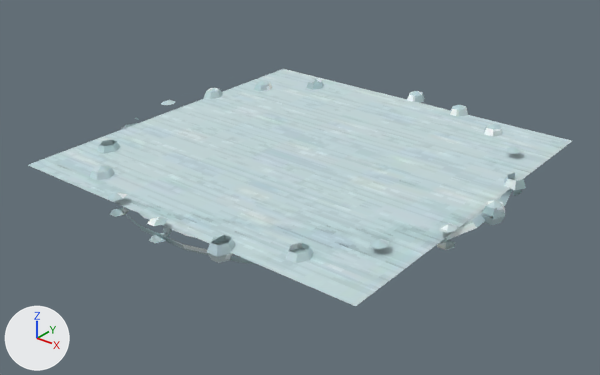
The glTF model public/models/items/snowflake_rug.glb as it was, and as the next commit left it.
Rendered twice from a 50 mm lens placed at (2.23, -2.85, 1.63), pointed at (0.01, -0.08, -0.09). Arrows for +X, +Y and +Z are at lower left; the lights stay in place. The picture after the commit comes second. Where no turn or scale is listed for an object, it has been applied to the vertices. Vertices at exactly the same position are counted once.

Script lines for the objects in view, before the commit:
```python
me_static = bpy.data.meshes.new('static')
me_static.from_pydata(...)  # 476 vertices, 840 faces; spans x -1.01..1.01, y -1.01..1.01, z 0.0..0.11
# faces by material slot: [838, 2]
me_static.materials.append(mat_solid)
me_static.materials.append(mat_card)
ob_static = bpy.data.objects.new('static', me_static)
ob_static.location = (0.0, 0.0, 0.0)
```
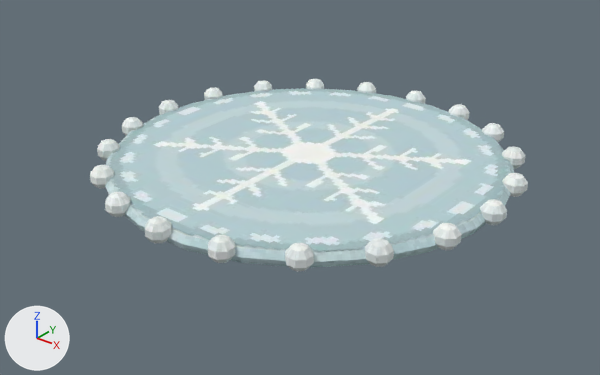
What changed in the scene script:
```text
Change me_static:
    used by ob_static; location = (0.0, 0.0, 0.0)
    remove me_static.from_pydata(...)  # 476 vertices, 840 faces; spans x -1.01..1.01, y -1.01..1.01, z 0.0..0.11
    add me_static.from_pydata(...)  # 756 vertices, 1400 faces; spans x -1.01..1.01, y -1.01..1.01, z 0.0..0.11
    me_static part 1: 360 vertices removed from x -1.01..1.01, y -1.01..1.01, z 0.02..0.09; 640 vertices added at x -1.01..1.01, y -1.01..1.01, z 0.01..0.1
    me_static part 2: 120 kept faces spanning x -0.95..0.95, y -0.95..0.95, z 0.0..0.06 get new texture (UV) coordinates
```

Changed parts and their boxes [x1, y1, x2, y2] in the pictures (600 x 375 px; the box of a moved part takes in the faces that stretch with it):
'static', reshaped
    before: [28, 69, 572, 306]
    after: [90, 79, 528, 272]
part 1 of me_static, moved or reshaped
    before: [90, 79, 526, 263]
    after: [90, 79, 528, 272]
part 2 of me_static, surface changed
    before: [28, 69, 572, 306]
    after: [105, 88, 514, 268]
